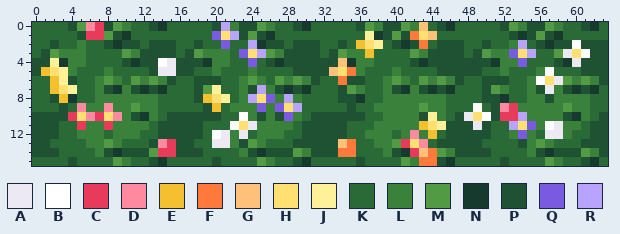
A pixel-art file gets an edit: game/art-src/terrain/aseprite/flowers_fill.aseprite. The first picture shows the starting point.
64x16 pixels, 1 frame.
Palette (. is transparent): A #ece8f4  B #ffffff  C #e83a5a  D #ff8aa0  E #f4c030  F #ff7a3a  G #ffc07a  H #ffe070  J #fff09a  K #2a6a36  L #3a823c  M #529a44  N #163a2e  P #1e5232  Q #7a5ae0  R #b8a4ff
Pixels before, first column x 0:
 0 KKKKPMDCPMLKKPNKKKKKPRLPPMLKKPNKKKKKPMLPPMLGKPNKKKKKPMLPPMLKKPNK
 1 KKKKKPCCMPNKKKKKKKKKQHRPMPNKKKKKKKKKKJNPMPFHGKKKKKKKKPNPMPNKKKKK
 2 KKPKKLKKPNPPKPPPKKPKKQKKRNPPKPPPKKPKEHJKPNPFKPPPKKPKKLRKPNPPBPPP
 3 KPMLLLKKKKMLPPPPKPMLLLKQHRMLPPPPKPMLLEKKKKMLPPPPKPMLLQHRKKMAHBPP
 4 PPJNLLKKKKPNPPBAPPPNLLKKQKPNPPPPPPGNLLKKKKPNPPPPPPPNLLQKKKPNAPPP
 5 PEHJLKKKLKKKKPAAPPKKLKKKLKKKKPPPPGHFLKKKLKKKKPPPPPKKLKKKLBKKKPPP
 6 KKEJPKKLMLKMLMLPKKPPPKKLMLKMLMLPKKFPPKKLMLKMLMLPKKPPPKKLBHAMLMLP
 7 KKEHJKKLPNLPNPNKKKPMJKKLPRLPNPNKKKPMLKKLPNLPNPNKKKPMLKKLPALPNPNK
 8 KKPENKKLLLLLLLKKKKPEHJKLRHQLRLKKKKPPNKKLLLLLLLKKKKPPNKKLLPLLLLKK
 9 KKKPKDLLDLLMLLKKKKKPEKLLLQLQHRKKKKKPKKLLLLLMLLKKKBKPDCLLLLLMLLKK
10 PPPPCHDCHDLPNLKPPPPPPKKBLPLPQLKPPPPPPKKLLLLPJLKPAHBPCCRLLLLPNLKP
11 PPPKKCLLCLLLLKPPPPPKKKBHALLLLKPPPPPKKKLLLLLEHJPPPAPKKRHQLBALLKPP
12 PPPKKLLLKLLLKKPPPPPKBALAKLLLKKPPPPPKKLLLKLDLEKPPPPPKKLQLKAALKKPP
13 PPKKKKLLMLKKKPDCPPKKAALPMLKKKPPPPPGFKKLLMCHDKPPPPPKKKKPLMLKKKPPP
14 PPPKKKKLPNPPPMCCPPPKKKKLPNPPPMLPPPFFKKKLPNCGFMLPPPPKKKKLPNPPPMLP
15 KKKKPKKKKMLKKPNKKKKKPKKKKMLKKPNKKKKKPKKKKMLFFPNKKKKKPKKKKMLKKPNK
The result:
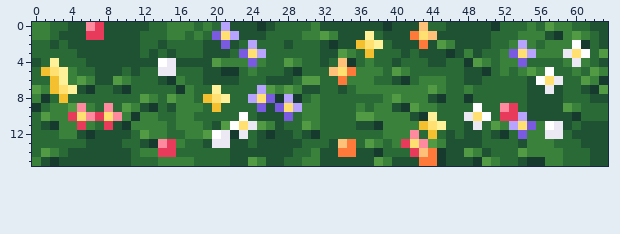
Diff:
Changed rows in their new state; - is an unchanged pixel.
first column x 0:
 0 LL---P---PPPPKKLLL-LK-P--NP--KKLPPPP-PPN-PP--KPPPPPNKKKLK--L-KPP
 1 LL-PP---P-PP---LL-L-----P-K---LLMLPPP-K-P----PPPPPP--KLLL--LML-P
 2 ----PPPP-P---K-K--KPP-P--KKKPKKKPN-P-----P--PML-PP-----LKLLL-NK-
 3 -KKKKPPPPPPPK-K--KKPPP----KKKKKKP---K----PKP--N-L-KK----LLL---KM
 4 -K-KKKPPPP-P-------PM-LL-LKKMLKK-K--K---P-KK--KKNMLK------KL-LK-
 5 K------PPP-P-K--KK-PPNN-----PNKKK----LL-ML---KKK--N---LM----LKML
 6 ----LMLPPMLKKKPNL-K--PPKKKPPPKMM---LLL-KPN-L-LKKPPKKK--P---KK--N
 7 ML---PNKKPNKKKK-NLKK---KK-MLMLPP---K-LL-LL-LMLK-L-KKK--P--PKK--M
 8 LNK-K--KKKKKM--MLLK----K---N-N-L--KKK---M---PN--N-KKK--PP-PKKKPP
 9 N-LLM--K-KMLPN-PLLLK--KKK-P---LL---KL---PNML-K-----K--KPPPP--K--
10 KMLL-------NL--KLLKKK---K-P--KLLKKKKMML---PN-K-K---K---PPPP--K-K
11 K-NLL--K-PN--LLKLLL-PM---M-PK-MLKKK-PPN-------KK--KML------PKP--
12 KKKLLPNPPPPKMLLKKLLM--N--PNPP--NKKK--KK-L--K---K--KPNK--L--KPP--
13 KK----PPPP--PN--LK-P--P-KPPPP-KKK----M-KL---ML----------L-------
14 KML-PPPP-P-KLL--KKK---PP-P---KKL----PPNKKK---NP-ML----M-LLLKKKP-
15 LPNP-PPPPPP--KLLLL--K-PPMLPP-KLLPPPP-PMLPPP--NPPPNMLK-PNNL---KPP
Where, in picture pixels (left, top, right, bottom), the same in both pictures:
changed: (32, 22, 608, 166)
